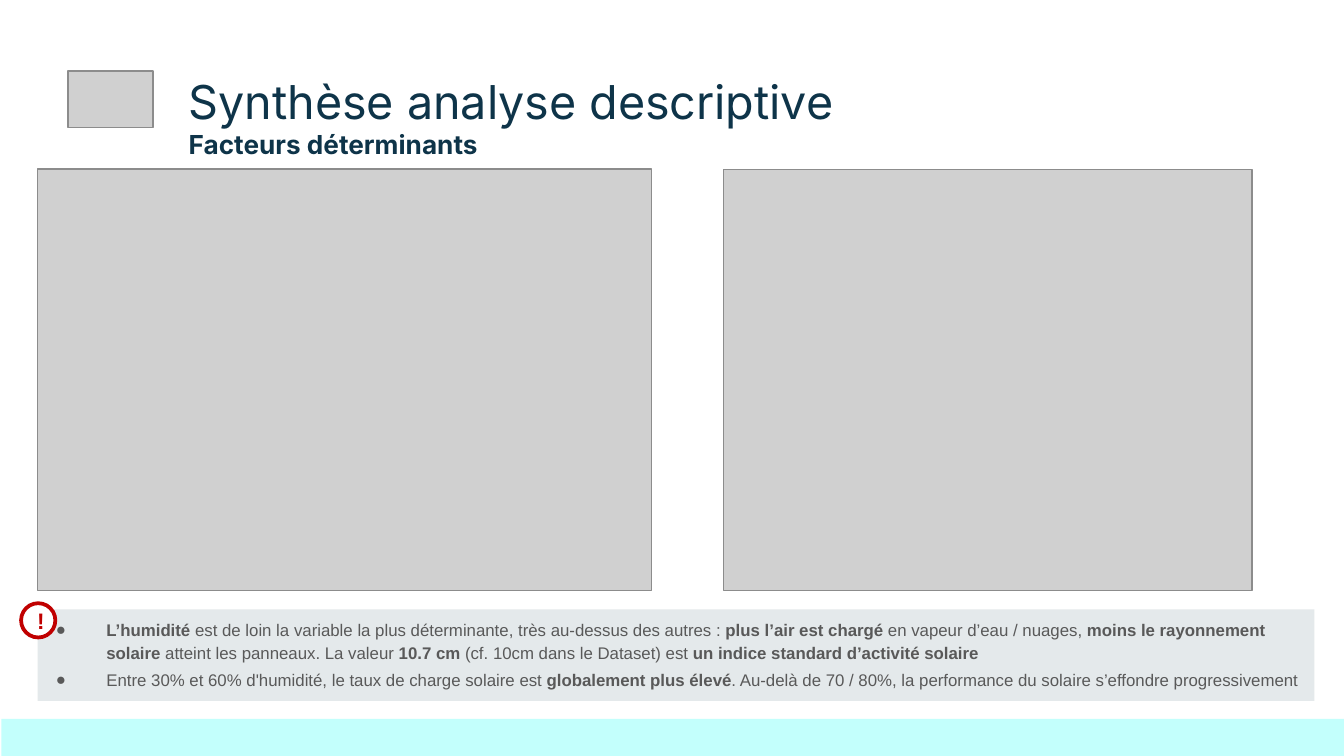
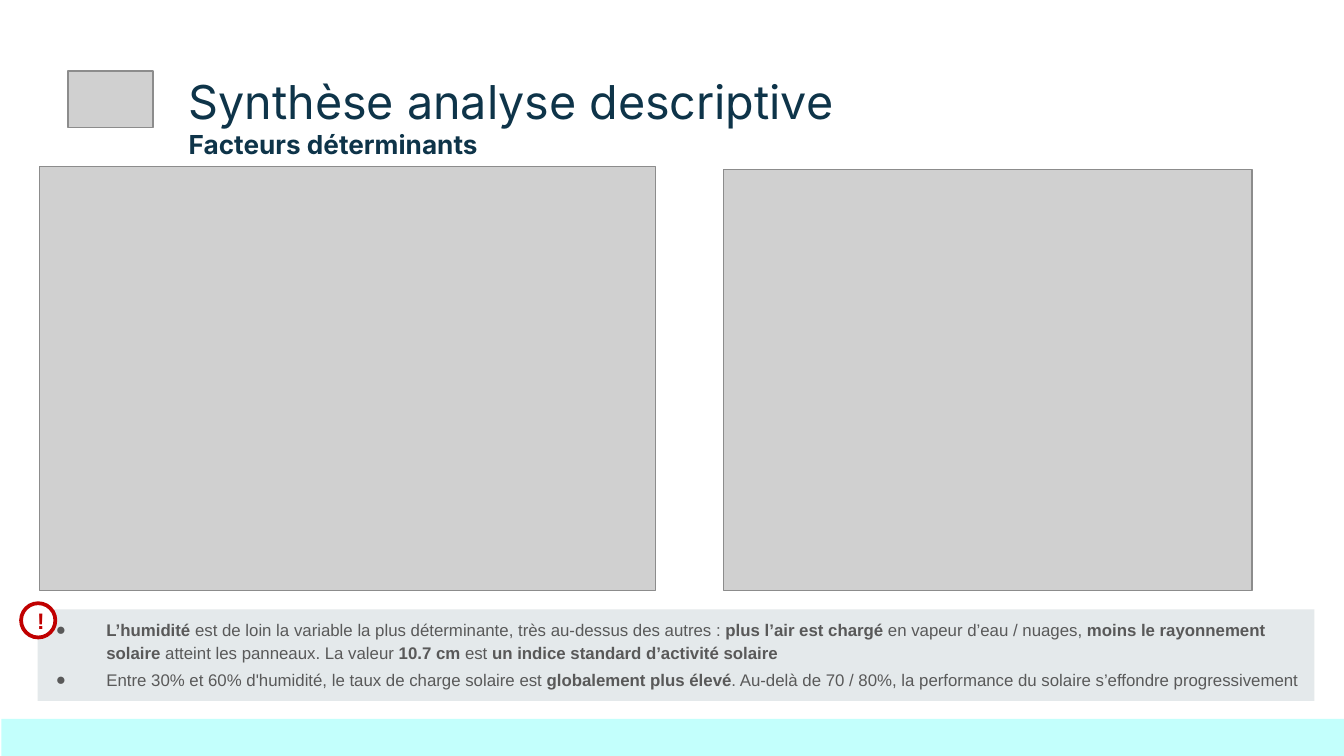
Before and after one commit to Sheikoh/REnergies_efficiency_prediction, a slide deck: slide 9 of presentation/dsfs_ft_36_Projet_REnergies_efficiency_prediction.pptx. Drawn at 1344x756 pixels with LibreOffice and Linux fonts; fonts in the diff are those of the drawing; grey boxes stand for pictures. Boxes give left, top, right and bottom in pixels: in the first picture for what was removed or moved away, otherwise in the second. Text is boxed around its words. In the diff, an @@ line names an element or a change of style, - is before the commit and + after.

```diff
--- a/presentation/dsfs_ft_36_Projet_REnergies_efficiency_prediction.pptx
+++ b/presentation/dsfs_ft_36_Projet_REnergies_efficiency_prediction.pptx
@@ picture: place and size @@
-picture at bbox=[38, 169, 650, 591]
+picture at bbox=[39, 167, 656, 590]
@@ text at bbox=[106, 623, 1265, 663]: text changed @@
-● L’humidité est de loin la variable la plus déterminante, très au-dessus des autres : plus l’air est chargé en vapeur d’eau / nuages, moins le rayonnement solaire atteint les panneaux. La valeur 10.7 cm (cf. 10cm dans le Dataset) est un indice standard d’activité solaire
+● L’humidité est de loin la variable la plus déterminante, très au-dessus des autres : plus l’air est chargé en vapeur d’eau / nuages, moins le rayonnement solaire atteint les panneaux. La valeur 10.7 cm est un indice standard d’activité solaire
```
Also in this commit, not shown: 1 other slide changed, 2 other files.
